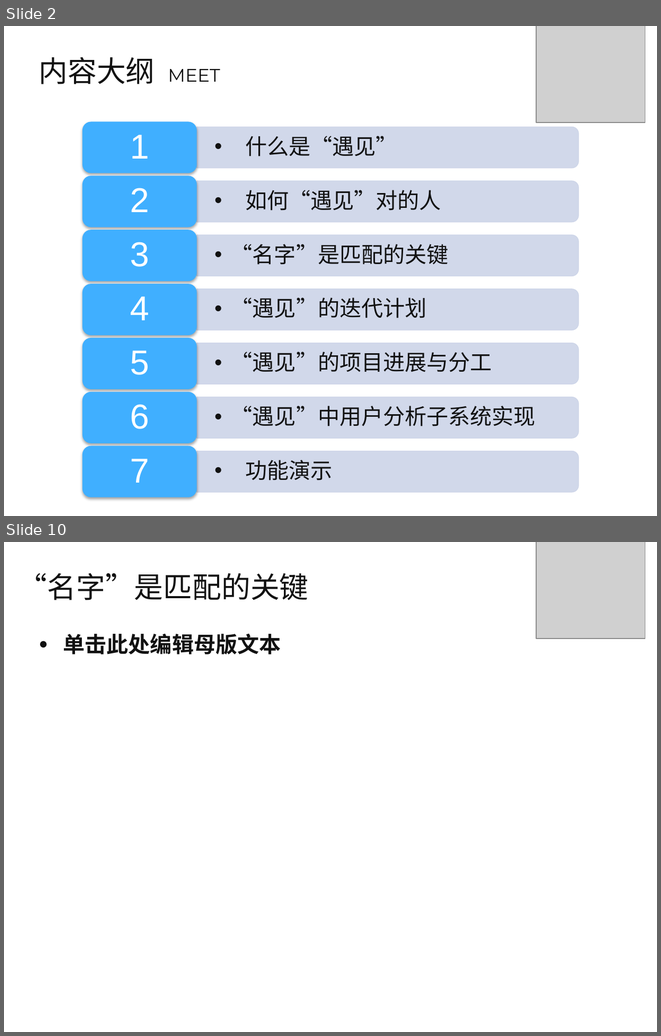
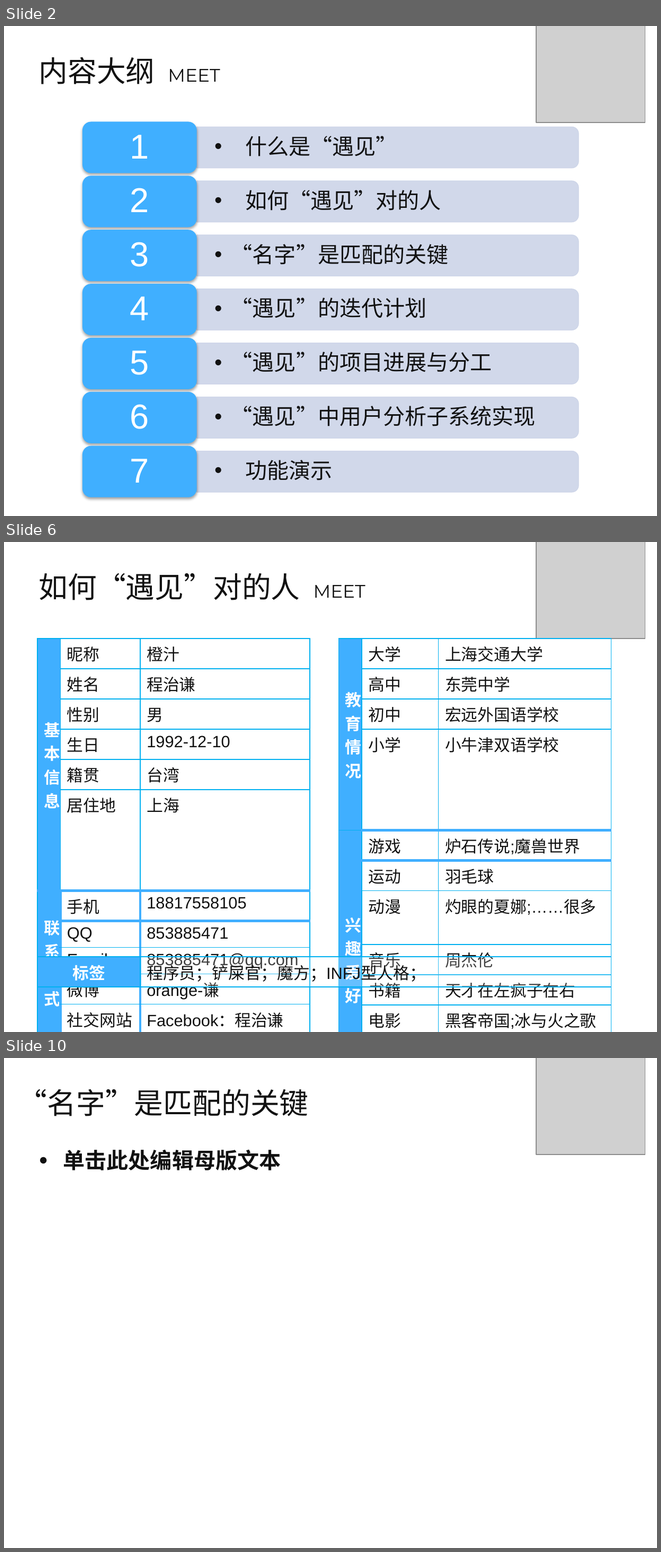
Before and after one commit to qwordy/Meet, a slide deck: doc/高级软件工程中期答辩-第六组.pptx. Shown one above the other, each under a label of ours: slides 2 and 10 before the commit, slides 2, 6 and 10 after it; the slides between them are not shown. The pictures are 661x1036 and 661x1552 pixels, drawn with LibreOffice and Linux fonts; fonts in the diff are those of the drawing; grey boxes stand for pictures; background and template pictures are left out. Boxes give left, top, right and bottom in pixels: in the first picture for what was removed or moved away, otherwise in the second. Text is boxed around its words. In the diff, an @@ line names an element or a change of style, - is before the commit and + after.

Commit message:
ppt

```diff
--- a/doc/高级软件工程中期答辩-第六组.pptx
+++ b/doc/高级软件工程中期答辩-第六组.pptx
@@ slide 6 added at box(4, 542, 657, 1032), background picture (left out) @@
@@ picture added at box(536, 542, 645, 638) @@
@@ title added at box(39, 573, 365, 600), 32 pt, text #111111 @@
+如何“遇见”对的人 MEET
@@ table added at box(37, 638, 310, 1030), 11 rows, 3 columns @@
+基本信息 | 昵称 | 橙汁
+ | 姓名 | 程治谦
+ | 性别 | 男
+ | 生日 | 1992-12-10
+ | 籍贯 | 台湾
+ | 居住地 | 上海
+联系方式 | 手机 | 18817558105
+ | QQ | 853885471
+ | Email | 853885471@qq.com
+ | 微博 | orange-谦
+ | 社交网站 | Facebook：程治谦
@@ table added at box(338, 638, 611, 1031), 11 rows, 3 columns @@
+教育情况 | 大学 | 上海交通大学
+ | 高中 | 东莞中学
+ | 初中 | 宏远外国语学校
+ | 小学 | 小牛津双语学校
+兴趣爱好 | 游戏 | 炉石传说;魔兽世界
+ | 运动 | 羽毛球
+ | 动漫 | 灼眼的夏娜;……很多
+ | 音乐 | 周杰伦
+ | 书籍 | 天才在左疯子在右
+ | 电影 | 黑客帝国;冰与火之歌
+ | 其他 | 养猫
@@ table added at box(37, 956, 611, 985), 1 rows, 2 columns @@
+标签 | 程序员；铲屎官；魔方；INFJ型人格；
```
Also in this commit, not shown: 5 slides changed, 3 other slides added, 3 slides removed.
